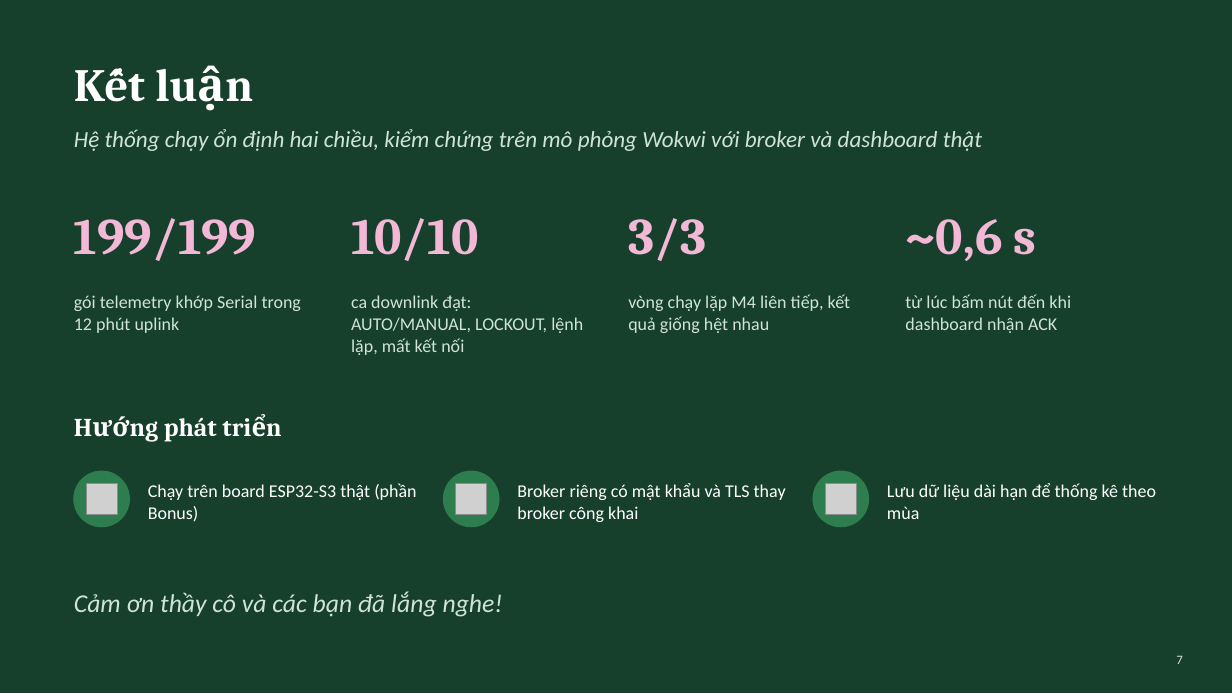
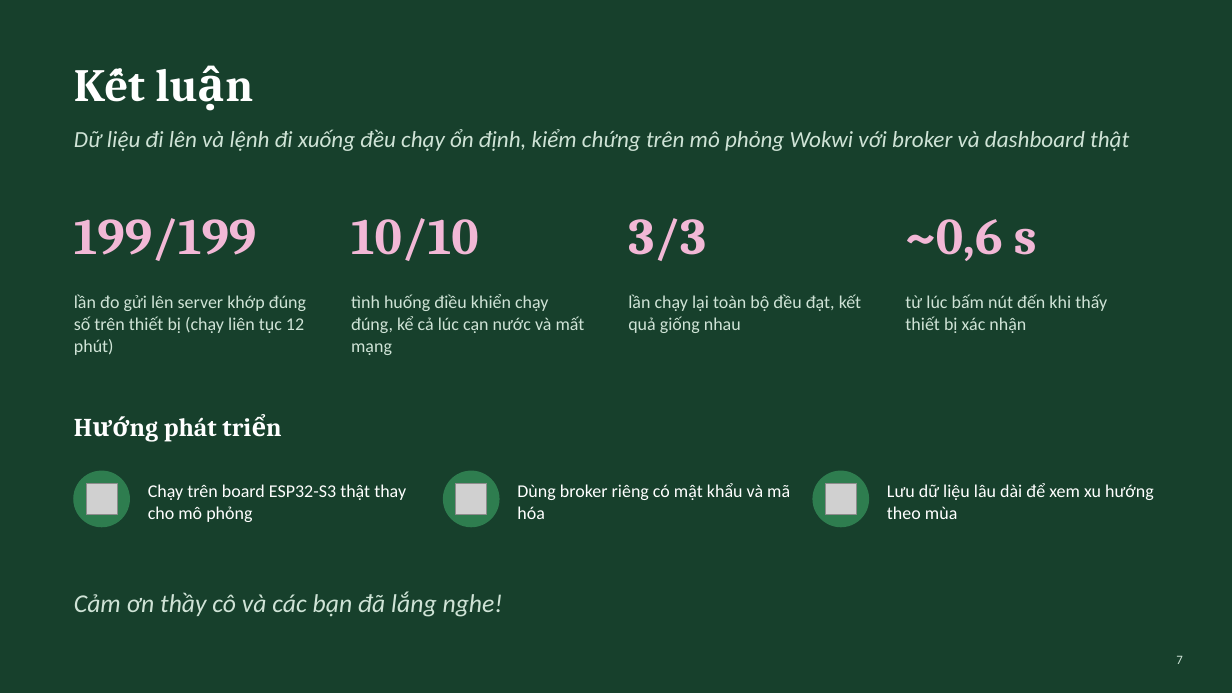
Before and after one commit to Khoa-Tr/orhid-software, a slide deck: slide 7 of docs/kien-truc-he-thong.pptx. Drawn at 1232x693 pixels with LibreOffice and Linux fonts; fonts in the diff are those of the drawing; grey boxes stand for pictures. Boxes give left, top, right and bottom in pixels: in the first picture for what was removed or moved away, otherwise in the second. Text is boxed around its words. In the diff, an @@ line names an element or a change of style, - is before the commit and + after.

```diff
--- a/docs/kien-truc-he-thong.pptx
+++ b/docs/kien-truc-he-thong.pptx
@@ text at (74,129,1129,151): text changed @@
-Hệ thống chạy ổn định hai chiều, kiểm chứng trên mô phỏng Wokwi với broker và dashboard thật
+Dữ liệu đi lên và lệnh đi xuống đều chạy ổn định, kiểm chứng trên mô phỏng Wokwi với broker và dashboard thật
@@ text at (74,294,306,355): text changed @@
-gói telemetry khớp Serial trong 12 phút uplink
+lần đo gửi lên server khớp đúng số trên thiết bị (chạy liên tục 12 phút)
@@ text at (351,294,585,355): text changed @@
-ca downlink đạt: AUTO/MANUAL, LOCKOUT, lệnh lặp, mất kết nối
+tình huống điều khiển chạy đúng, kể cả lúc cạn nước và mất mạng
@@ text at (628,294,861,333): text changed @@
-vòng chạy lặp M4 liên tiếp, kết quả giống hệt nhau
+lần chạy lại toàn bộ đều đạt, kết quả giống nhau
@@ text at (905,294,1107,333): text changed @@
-từ lúc bấm nút đến khi dashboard nhận ACK
+từ lúc bấm nút đến khi thấy thiết bị xác nhận
@@ text at (148,484,406,522): text changed @@
-Chạy trên board ESP32-S3 thật (phần Bonus)
+Chạy trên board ESP32-S3 thật thay cho mô phỏng
@@ text at (517,483,790,519): text changed @@
-Broker riêng có mật khẩu và TLS thay broker công khai
+Dùng broker riêng có mật khẩu và mã hóa
@@ text at (887,483,1154,519): text changed @@
-Lưu dữ liệu dài hạn để thống kê theo mùa
+Lưu dữ liệu lâu dài để xem xu hướng theo mùa
```
Also in this commit, not shown: 5 other slides changed, 1 slide added, 1 slide removed.
